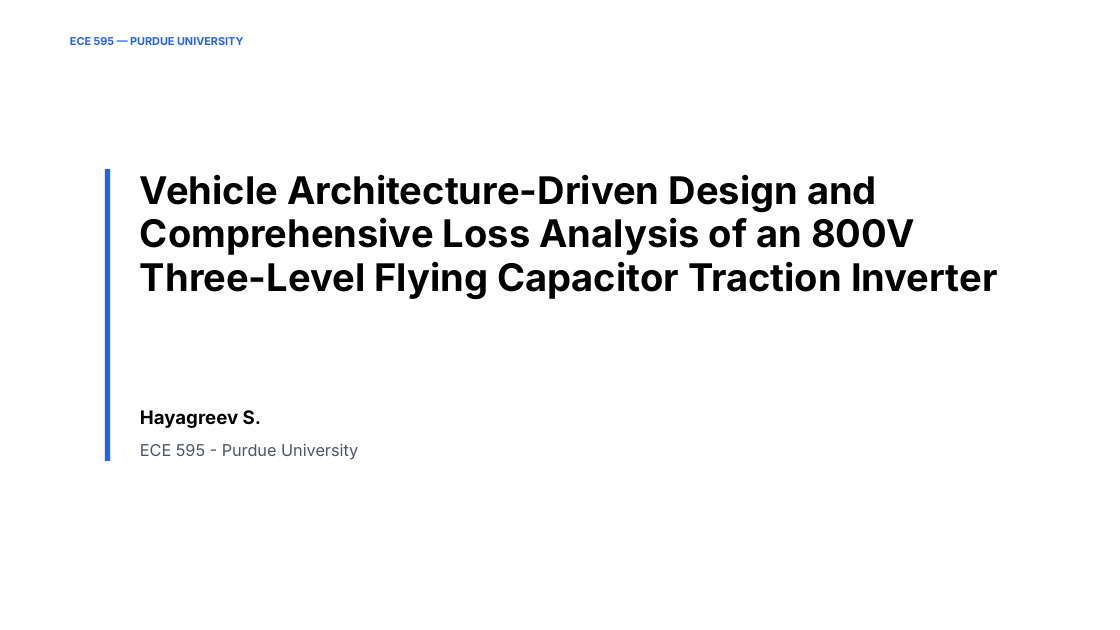
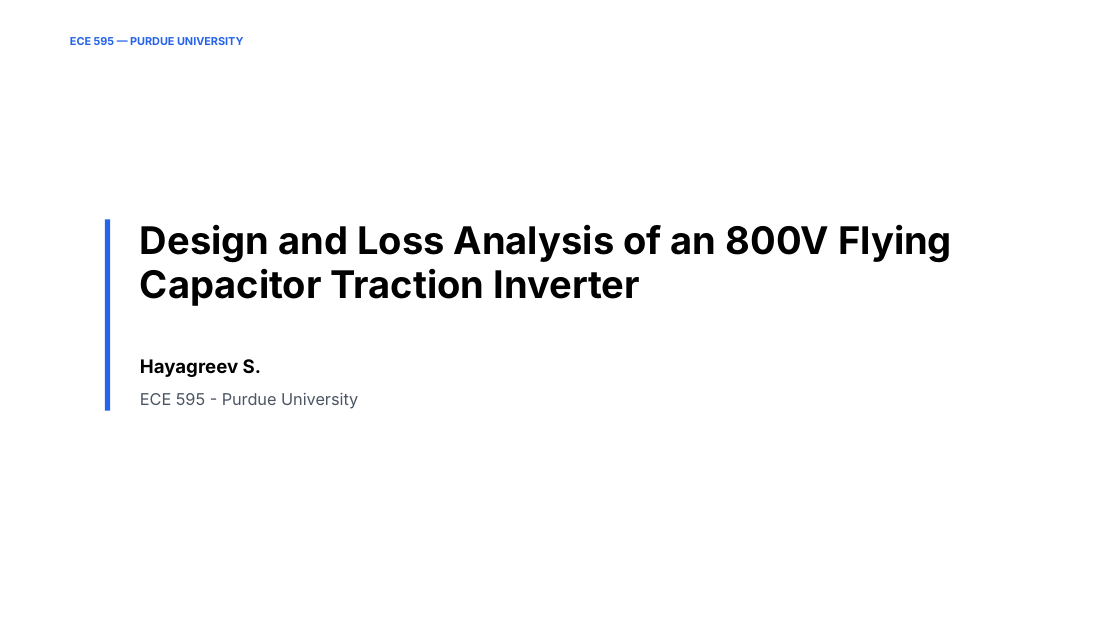
Before and after one commit to HayagreevSMeta/Inverter-Design, a slide deck: slide 1 of FC_Inverter_Presentation.pptx. Drawn at 1120x630 pixels with LibreOffice and Linux fonts; fonts in the diff are those of the drawing; background and template pictures are left out. Boxes give left, top, right and bottom in pixels: in the first picture for what was removed or moved away, otherwise in the second. Text is boxed around its words. In the diff, an @@ line names an element or a change of style, - is before the commit and + after.

Commit message:
Update PDF and PPTX exports with new title

```diff
--- a/FC_Inverter_Presentation.pptx
+++ b/FC_Inverter_Presentation.pptx
@@ rectangle: place and size @@
-rectangle at bbox=[105, 169, 111, 461]
+rectangle at bbox=[105, 220, 111, 411]
@@ text at bbox=[140, 224, 952, 306]: text changed @@
-Vehicle Architecture-Driven Design and Comprehensive Loss Analysis of an 800V Three-Level Flying Capacitor Traction Inverter
+Design and Loss Analysis of an 800V Flying Capacitor Traction Inverter
@@ text "Hayagreev S.": place and size @@
-text "Hayagreev S." at bbox=[140, 410, 261, 428]
+text "Hayagreev S." at bbox=[140, 359, 261, 377]
@@ text "ECE 595 - Purdue University": place and size @@
-text "ECE 595 - Purdue University" at bbox=[140, 444, 358, 460]
+text "ECE 595 - Purdue University" at bbox=[140, 393, 358, 409]
```
Also in this commit, not shown: 1 other file.
